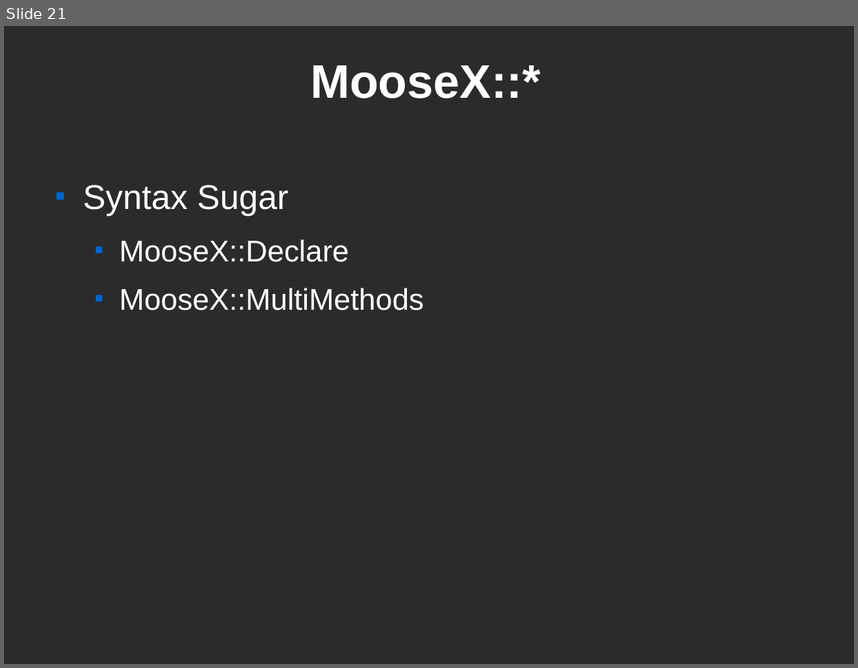
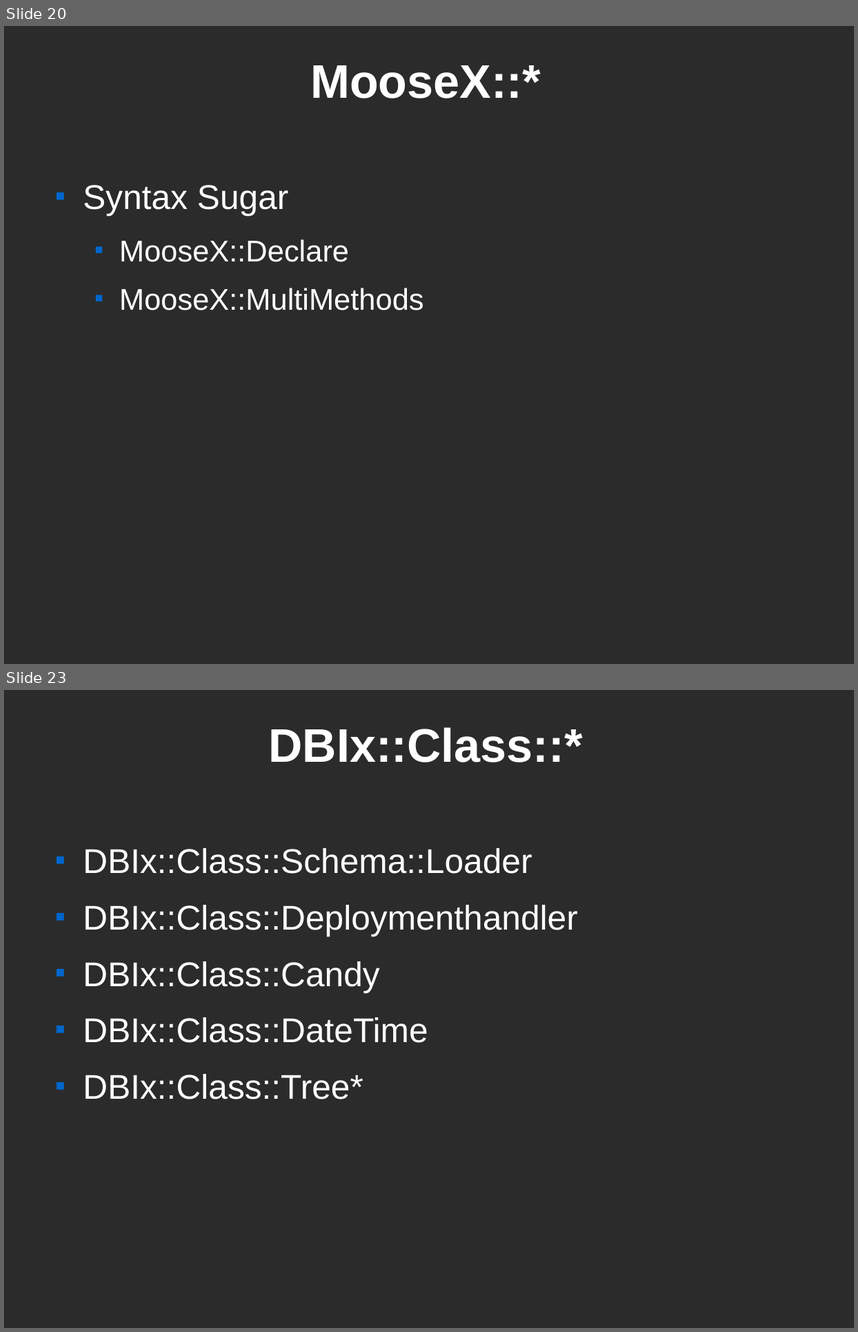
Before and after one commit to Caldrin/Vortrag_CLT, a slide deck: Modern Perl.odp. Shown one above the other, each under a label of ours: slide 21 before the commit, slides 20 and 23 after it; the slides between them are not shown. The pictures are 858x668 and 858x1332 pixels, drawn with LibreOffice and Linux fonts; fonts in the diff are those of the drawing; background and template pictures are left out; a plain dark background stands for a picture behind light text. Boxes give left, top, right and bottom in pixels: in the first picture for what was removed or moved away, otherwise in the second. Text is boxed around its words. In the diff, an @@ line names an element or a change of style, - is before the commit and + after.

```diff
--- a/Modern Perl.odp
+++ b/Modern Perl.odp
@@ slide 23 added at (4,690,854,1328), background picture (left out) @@
@@ title added at (269,727,583,762), 44 pt, text #FFFFFF, bold @@
+DBIx::Class::*
@@ text added at (83,848,577,1099), 32 pt, text #FFFFFF @@
+■ DBIx::Class::Schema::Loader
+■ DBIx::Class::Deploymenthandler
+■ DBIx::Class::Candy
+■ DBIx::Class::DateTime
+■ DBIx::Class::Tree*
@@ what was slide 21 is now slide 20 @@
```
Also in this commit, not shown: 4 slides changed, 3 other slides added, 1 slide removed, 5 other files.
